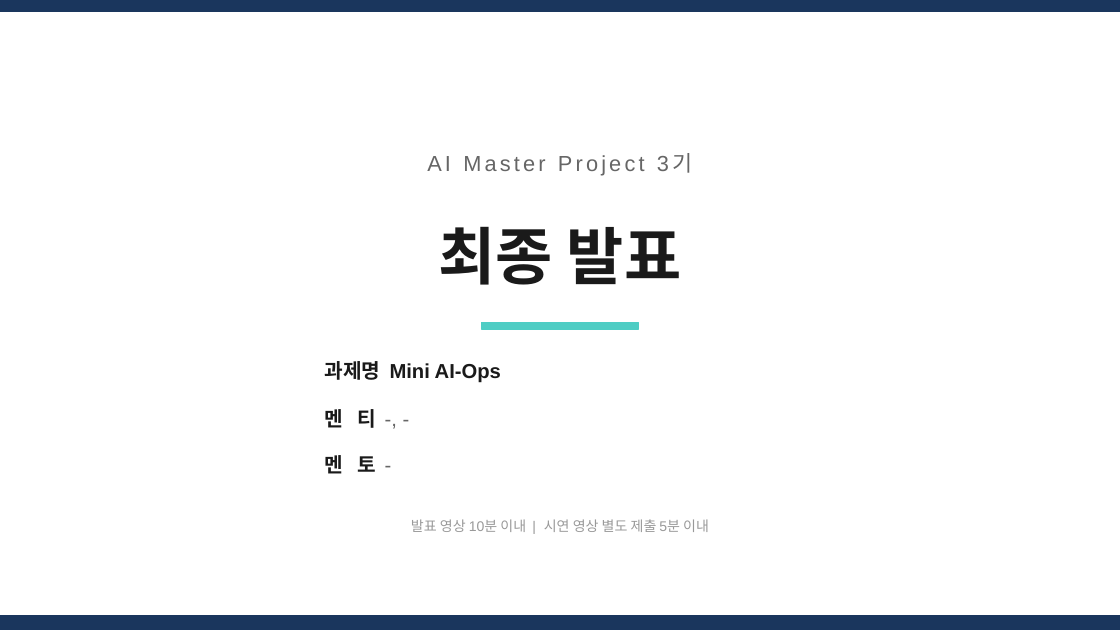
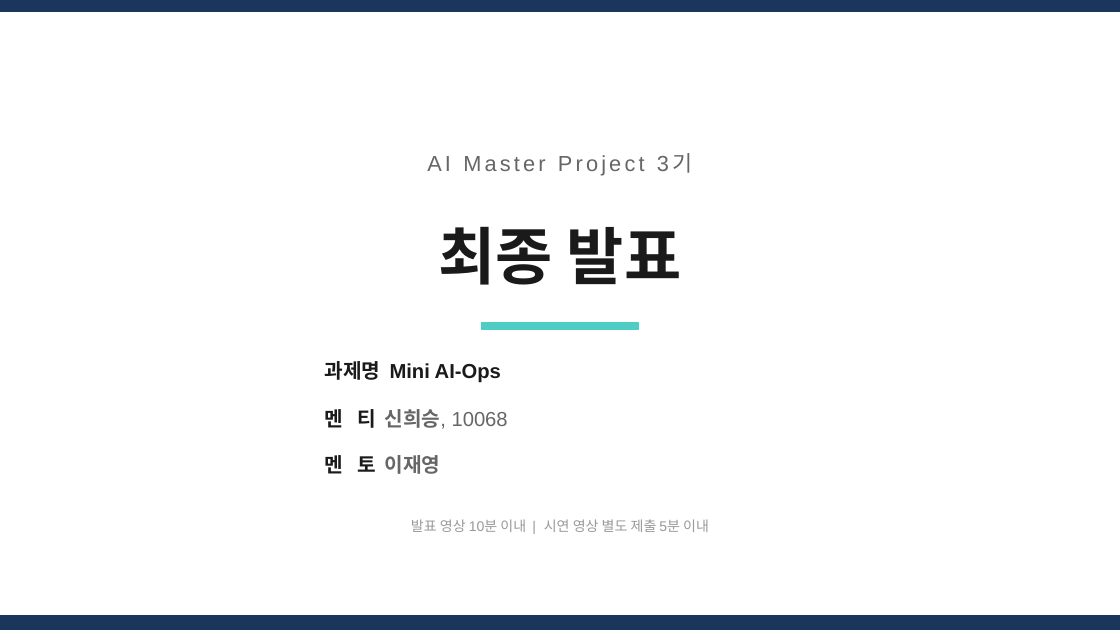
Before and after one commit to asdfsdfas34/log_detect_agents, a slide deck: slide 1 of docs/final docs/AI_Master_Project_최종발표_멘티명_사번.pptx. Drawn at 1120x630 pixels with LibreOffice and Linux fonts; fonts in the diff are those of the drawing. Boxes give left, top, right and bottom in pixels: in the first picture for what was removed or moved away, otherwise in the second. Text is boxed around its words. In the diff, an @@ line names an element or a change of style, - is before the commit and + after.

```diff
--- a/docs/final docs/AI_Master_Project_최종발표_멘티명_사번.pptx
+++ b/docs/final docs/AI_Master_Project_최종발표_멘티명_사번.pptx
@@ text at [325,409,508,429]: text changed @@
-멘 티 -, -
+멘 티 신희승, 10068
@@ text at [325,455,441,474]: text changed; text colour #1A1A1A to #666666 @@
-멘 토 -
+멘 토 이재영
```
Also in this commit, not shown: 1 other file.
